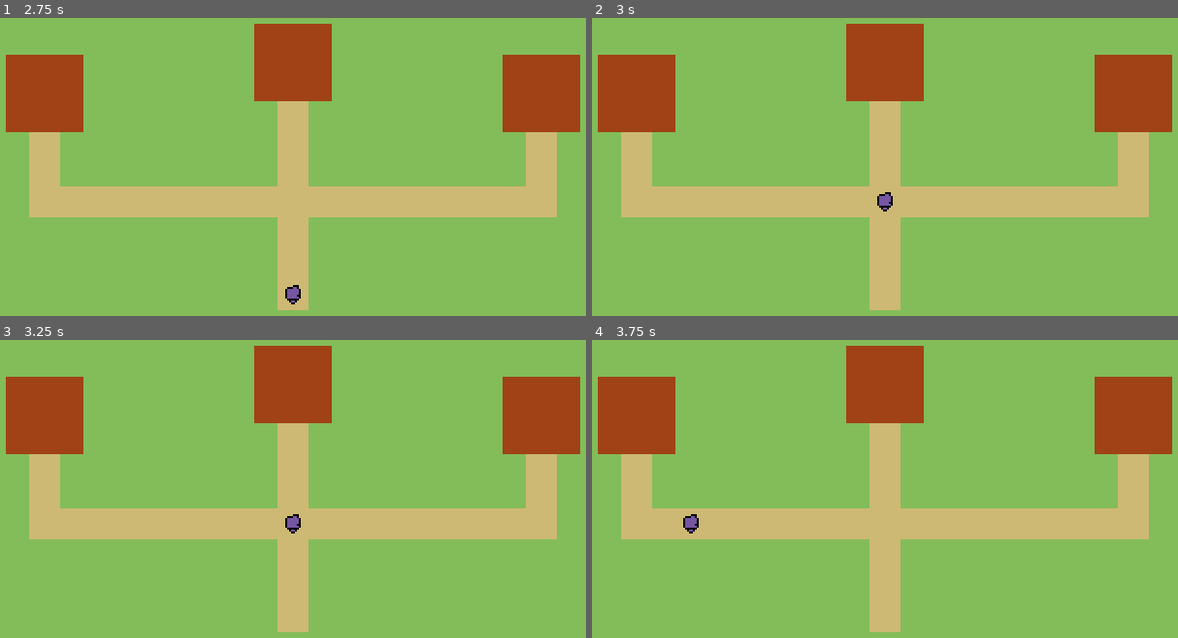
Above: before the commit, frames 1-4 (two rows, left to right).
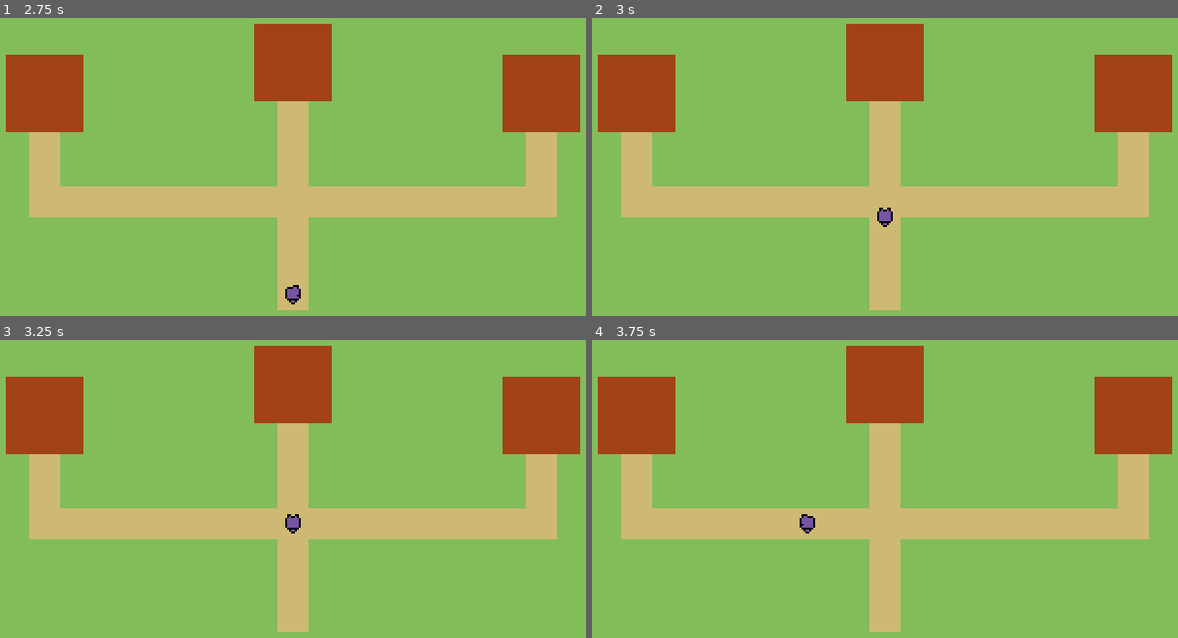
Above: after the commit, the same moments.

Repository: Endermandels/Sylver
Game: Godot game, scene res://scenes/overworld.tscn
Same seed, same stepped clock (60 frames per second), same inputs: the game is played once before the commit and once after it.
Inputs:
- Up to frame 1 (2.75 s): tap Enter at 0.5, 2 s; hold D (move_right) 0.53-1.28 s; tap Space at 1.25 s; hold S (move_down) 1.28-2.03 s; hold D (move_right) from 2.03 s (still down)
- Up to frame 2 (3 s): tap Space at 2.75 s; release D (move_right) at 2.78 s; hold W (move_up) from 2.78 s (still down)
- Up to frame 3 (3.25 s): keep holding W (move_up)
- Up to frame 4 (3.75 s): tap Enter at 3.5 s; release W (move_up) at 3.53 s; hold A (move_left) from 3.53 s (still down)

Frame 1 is identical in both runs. In frame 2, 0.2% of the frame differs, in the area x 48-52%, y 58-71%; in frame 3, less than 0.1%; in frame 4, 0.3%, in the area x 15-39%, y 58-65%.

Commit message:
Add player sprite animation (basic)

Diff:
--- /dev/null
+++ b/components/animation_cmp.gd
@@ -0,0 +1,17 @@
+extends Node
+class_name AnimationCMP
+
+@export_group("External Nodes")
+@export var sprite: Sprite2D
+
+func handle_animation(input_vector) -> void:
+    if input_vector.x < 0:
+        sprite.frame = 0
+        sprite.flip_h = true
+    if input_vector.x > 0:
+        sprite.frame = 0
+        sprite.flip_h = false
+    if input_vector.y > 0:
+        sprite.frame = 1
+    if input_vector.y < 0:
+        sprite.frame = 2
--- /dev/null
+++ b/components/animation_cmp.tscn
@@ -0,0 +1,6 @@
+[gd_scene load_steps=2 format=3 uid="uid://jw3a1l11ta75"]
+
+[ext_resource type="Script" path="res://components/animation_cmp.gd" id="1_u3fbm"]
+
+[node name="AnimationCmp" type="Node"]
+script = ExtResource("1_u3fbm")
--- a/components/input_cmp.gd
+++ b/components/input_cmp.gd
@@ -12,7 +12,6 @@
         input_vector = Vector2i(-1, 0)
     if event.is_action_pressed("move_right"):
         input_vector = Vector2i(1, 0)
-    print(input_vector)
 
 ## Returns input vector along EITHER the horizontal or vertical axis
 func get_input_vector() -> Vector2i:
--- a/components/waypoint_finder_cmp.gd
+++ b/components/waypoint_finder_cmp.gd
@@ -34,6 +34,5 @@
         # Check that the new distance is shorter than the shortest distance
         if diff_new.length() < diff_old.length():
             closest_waypoint = wp
-            print("Found closest point: ", closest_waypoint.position)
 
     return closest_waypoint if closest_waypoint else current_waypoint
--- a/prefabs/player/player.tscn
+++ b/prefabs/player/player.tscn
@@ -1,17 +1,19 @@
-[gd_scene load_steps=6 format=3 uid="uid://bkrtlrr8gj2pv"]
+[gd_scene load_steps=7 format=3 uid="uid://bkrtlrr8gj2pv"]
 
 [ext_resource type="Script" path="res://scripts/prefabs/player/player.gd" id="1_craxm"]
 [ext_resource type="Texture2D" uid="uid://ciraoyehjh8b6" path="res://assets/images/cat-overworld.png" id="1_p7egi"]
 [ext_resource type="PackedScene" uid="uid://blt4hvjokm8kd" path="res://components/input_cmp.tscn" id="3_qpr2x"]
 [ext_resource type="PackedScene" uid="uid://dw1wdejdm22bs" path="res://components/movement_cmp.tscn" id="4_ksu66"]
 [ext_resource type="PackedScene" uid="uid://c4t8olii78ojy" path="res://components/waypoint_finder_cmp.tscn" id="5_uagnd"]
+[ext_resource type="PackedScene" uid="uid://jw3a1l11ta75" path="res://components/animation_cmp.tscn" id="6_mfgjh"]
 
-[node name="Player" type="CharacterBody2D" node_paths=PackedStringArray("input_cmp", "waypoint_finder_cmp", "movement_cmp")]
+[node name="Player" type="CharacterBody2D" node_paths=PackedStringArray("input_cmp", "waypoint_finder_cmp", "movement_cmp", "animation_cmp")]
 motion_mode = 1
 script = ExtResource("1_craxm")
 input_cmp = NodePath("InputCMP")
 waypoint_finder_cmp = NodePath("WaypointFinderCmp")
 movement_cmp = NodePath("MovementCmp")
+animation_cmp = NodePath("AnimationCmp")
 
 [node name="Sprite2D" type="Sprite2D" parent="."]
 texture = ExtResource("1_p7egi")
@@ -20,5 +22,9 @@
 [node name="InputCMP" parent="." instance=ExtResource("3_qpr2x")]
 
 [node name="MovementCmp" parent="." instance=ExtResource("4_ksu66")]
+speed = 200.0
 
 [node name="WaypointFinderCmp" parent="." instance=ExtResource("5_uagnd")]
+
+[node name="AnimationCmp" parent="." node_paths=PackedStringArray("sprite") instance=ExtResource("6_mfgjh")]
+sprite = NodePath("../Sprite2D")
--- a/prefabs/waypoint/waypoint.tscn
+++ b/prefabs/waypoint/waypoint.tscn
@@ -3,5 +3,4 @@
 [ext_resource type="Script" path="res://scripts/prefabs/waypoint/waypoint.gd" id="1_bvjiy"]
 
 [node name="Waypoint" type="Node2D"]
-position = Vector2(184, 152)
 script = ExtResource("1_bvjiy")
--- a/scenes/overworld.tscn
+++ b/scenes/overworld.tscn
@@ -1,7 +1,8 @@
-[gd_scene load_steps=7 format=4 uid="uid://cuhs13lhy6maj"]
+[gd_scene load_steps=8 format=4 uid="uid://cuhs13lhy6maj"]
 
 [ext_resource type="PackedScene" uid="uid://chulp7uivy7wk" path="res://prefabs/battle_node/battle_node.tscn" id="1_504k8"]
 [ext_resource type="Texture2D" uid="uid://b1w7fnbauapg3" path="res://assets/images/path-tile.png" id="1_dhhja"]
+[ext_resource type="Script" path="res://scripts/scenes/overworld.gd" id="1_mo6rx"]
 [ext_resource type="PackedScene" uid="uid://dki3vklsq8aj1" path="res://prefabs/waypoint/waypoint.tscn" id="4_8c6kv"]
 [ext_resource type="PackedScene" uid="uid://bkrtlrr8gj2pv" path="res://prefabs/player/player.tscn" id="5_sn6qv"]
 
@@ -13,6 +14,7 @@
 sources/0 = SubResource("TileSetAtlasSource_8xll2")
 
 [node name="Overworld" type="Node2D"]
+script = ExtResource("1_mo6rx")
 
 [node name="Background" type="ColorRect" parent="."]
 offset_right = 360.0
@@ -40,6 +42,7 @@
 [node name="Waypoints" type="Node2D" parent="."]
 
 [node name="Waypoint" parent="Waypoints" instance=ExtResource("4_8c6kv")]
+position = Vector2(184, 152)
 
 [node name="Waypoint2" parent="Waypoints" instance=ExtResource("4_8c6kv")]
 position = Vector2(184, 104)
--- a/scripts/prefabs/player/player.gd
+++ b/scripts/prefabs/player/player.gd
@@ -5,6 +5,7 @@
 @export var input_cmp: InputCMP
 @export var waypoint_finder_cmp: WaypointFinderCMP
 @export var movement_cmp: MovementCMP
+@export var animation_cmp: AnimationCMP
 
 @export_group("External Nodes")
 @export var waypoints: Node2D
@@ -26,6 +27,8 @@
         current_waypoint = closest_waypoint
         input_cmp.reset_input_vector()
 
+    animation_cmp.handle_animation(input_cmp.get_input_vector())
+
     move_and_slide()
 
 func _get_current_waypoint() -> void:
--- /dev/null
+++ b/scripts/scenes/overworld.gd
@@ -0,0 +1,6 @@
+extends Node2D
+class_name Overworld
+
+func _unhandled_key_input(event: InputEvent) -> void:
+    if event.is_action_pressed("ui_cancel"):
+        get_tree().quit()
